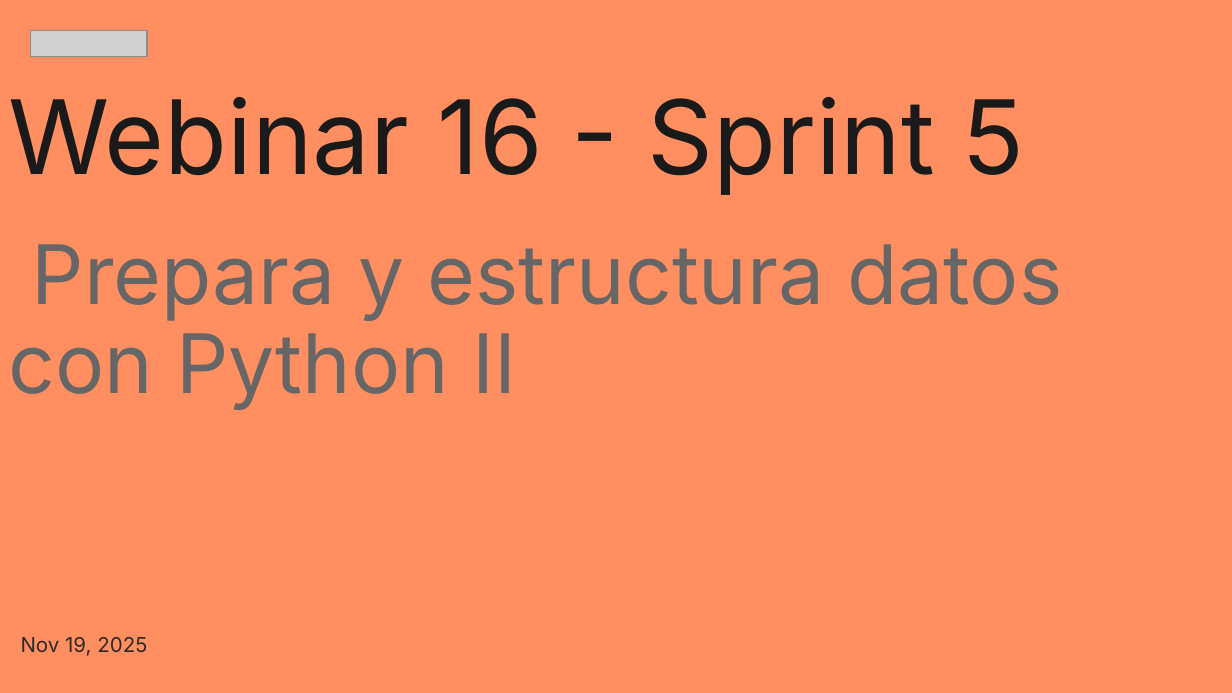
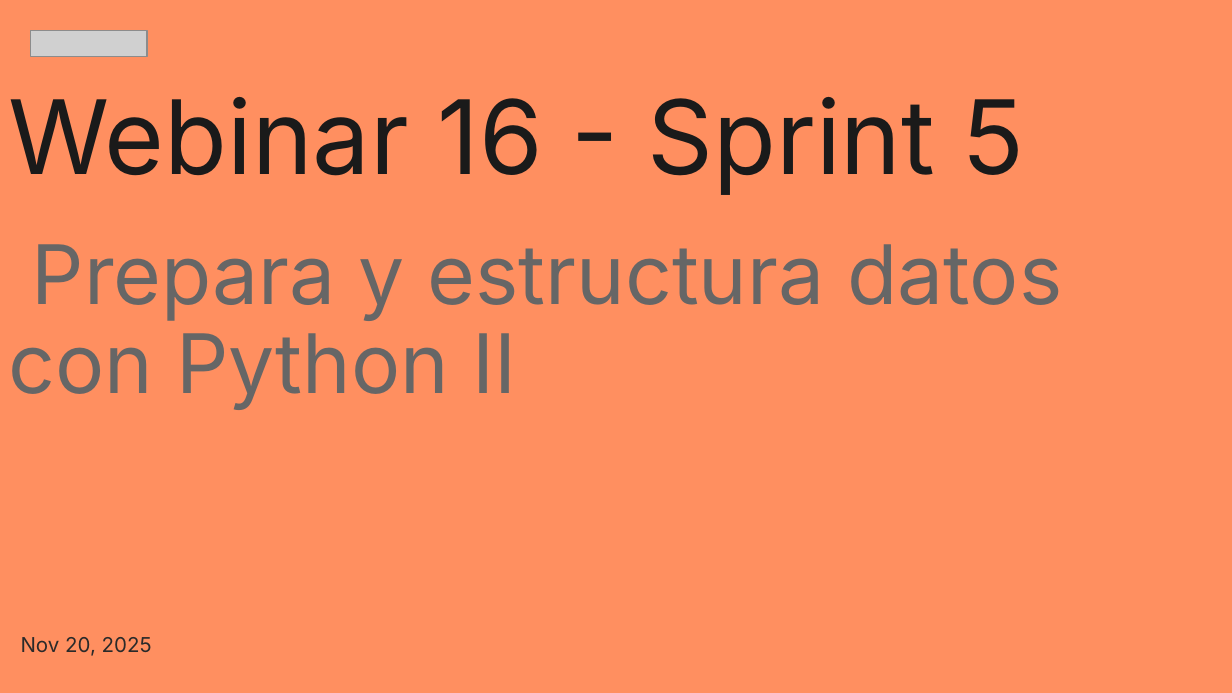
Before and after one commit to zyntonyson/bootcamp_ds_da, a slide deck: slide 1 of 05-da-v8-introduction-python/16-python-introduction.pptx. Drawn at 1232x693 pixels with LibreOffice and Linux fonts; fonts in the diff are those of the drawing; grey boxes stand for pictures. Boxes give left, top, right and bottom in pixels: in the first picture for what was removed or moved away, otherwise in the second. Text is boxed around its words. In the diff, an @@ line names an element or a change of style, - is before the commit and + after.

```diff
--- a/05-da-v8-introduction-python/16-python-introduction.pptx
+++ b/05-da-v8-introduction-python/16-python-introduction.pptx
@@ subtitle at [21, 637, 152, 656]: text changed @@
-Nov 19, 2025
+Nov 20, 2025
```
Also in this commit, not shown: 1 other slide changed, 7 other files.
